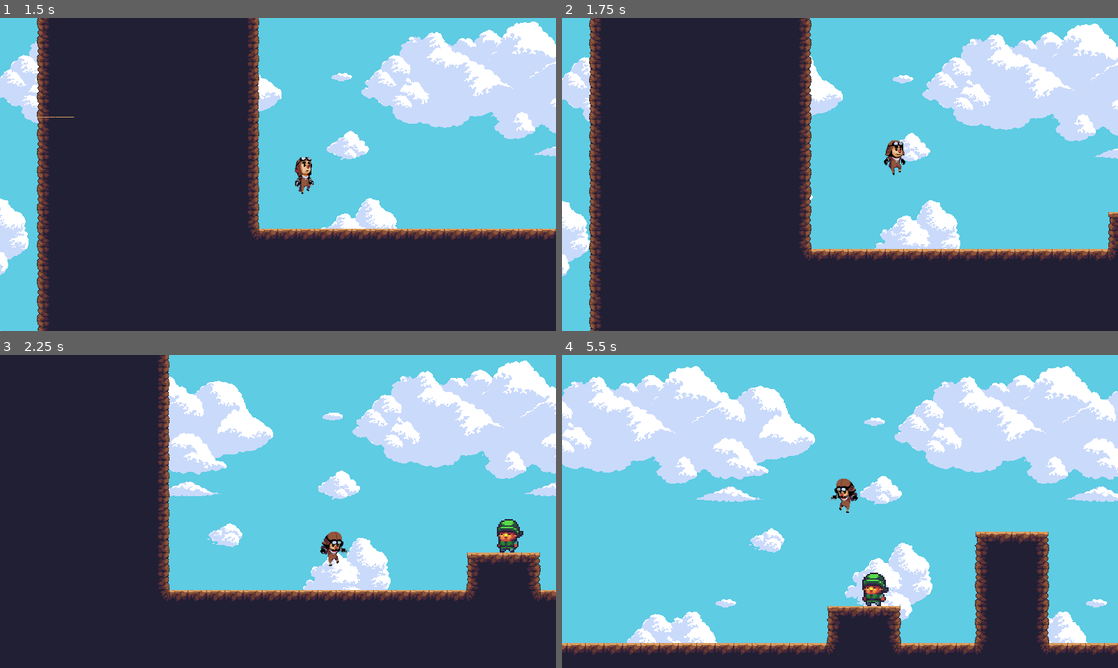
Above: before the commit, frames 1-4 (two rows, left to right).
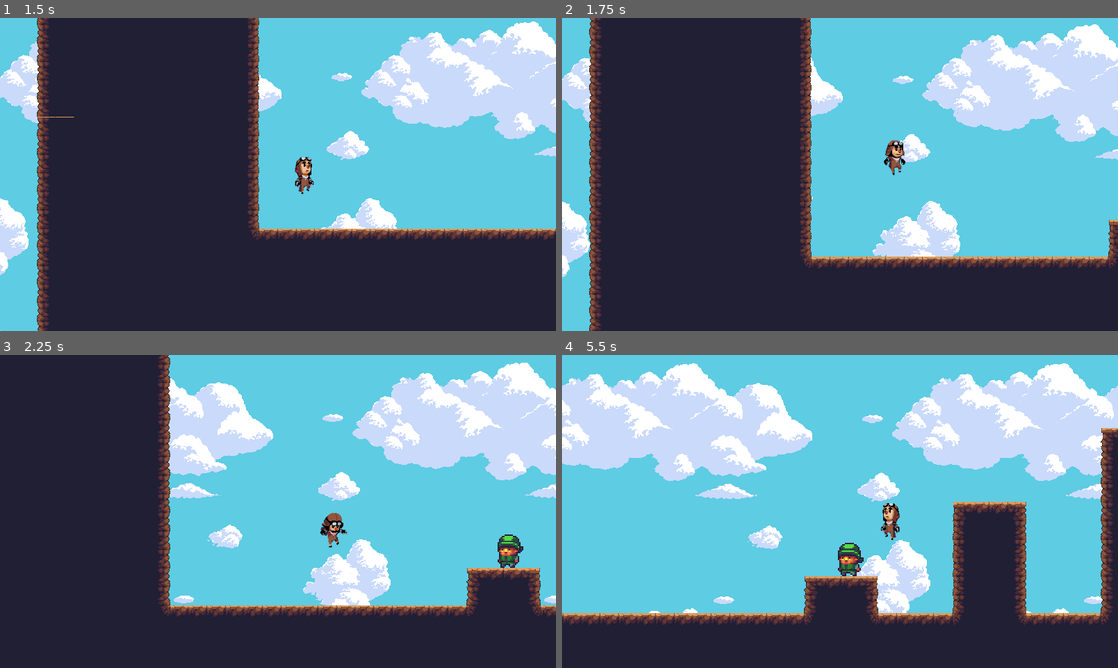
Above: after the commit, the same moments.

Repository: keshava1/defused
Game: Godot game, scene res://StartMenu.tscn
Same seed, same stepped clock (60 frames per second), same inputs: the game is played once before the commit and once after it. The engine's default icon, where the game draws it, is replaced by a stand-in: a white triangle on a blue panel in a dark square.
Inputs:
- Up to frame 1 (1.5 s): click "Start Game" at 0.5 s; tap Enter at 1.25 s; hold Right (ui_right) from 1.28 s (still down); tap Up (ui_up) at 1.35 s
- Up to frame 2 (1.75 s): keep holding Right (ui_right); tap Up (ui_up) at 1.52 s
- Up to frame 3 (2.25 s): keep holding Right (ui_right); tap Up (ui_up) at 1.82, 2.1 s
- Up to frame 4 (5.5 s): tap Up (ui_up) at 2.27, 2.57, 2.85, 3.6, 3.77, 4.07, 4.35, 4.52, 4.82, 5.1, 5.27 s; release Right (ui_right) at 2.78 s; hold Left (ui_left) 2.78-3.53 s; hold Right (ui_right) 3.53-5.03 s; hold Left (ui_left) from 5.03 s (still down)

Frame 1 is identical in both runs. In frame 2, 6.8% of the frame differs, in the area x 0-100%, y 0-100%; in frame 3, 10%; in frame 4, 25%, in the area x 0-100%, y 2-96%.

Commit message:
enemy has bounce

Diff:
--- a/Project 1 Platformer Git/KinematicBody2D.gd
+++ b/Project 1 Platformer Git/KinematicBody2D.gd
@@ -62,7 +62,7 @@
 			jumps = MAX_JUMPS
 		# friction if player is on ground and not moving
 		if friction == true and dashing == false:
-			motion.x = lerp(motion.x, 0,0.6);
+			motion.x = lerp(motion.x, 0,0.2);
 		# jump code
 		if Input.is_action_just_pressed("ui_up") and (jumps > 0 or nextToWall()):
 			# wall jumps
@@ -85,10 +85,6 @@
 			motion.y = -MAX_SPEED / 2
 
 	else:
-		#double jump
-		if Input.is_action_just_pressed("ui_up") and jumps > 0:
-			motion.y = PlayerVars.jump * 0.75
-			jumps -= 1
 		# double jump fall animations
 		if motion.y < 0 && jumps >= 1:
 			$Sprite.play("Jump")
@@ -96,9 +92,17 @@
 			$Sprite.play("Jump2")
 		else:
 			$Sprite.play("Fall")
+		#double jump
+		if Input.is_action_just_pressed("ui_up") and jumps > 0:
+			#slight downward before jump
+			move_and_slide(-motion * 0.1, PlayerVars.direction)
+			yield(get_tree().create_timer(0.05), "timeout")
+			motion.y = PlayerVars.jump * 0.85
+			jumps -= 1
+
 		# friction code (is player not pressing anything?)
 		if friction == true and dashing == false:
-			motion. x = lerp(motion.x, 0, 0.1)
+			motion. x = lerp(motion.x, 0, 0.05)
 	# move, then update PlayerVars
 	dash()
 	print(motion)
--- a/Project 1 Platformer Git/Player.tscn
+++ b/Project 1 Platformer Git/Player.tscn
@@ -1,93 +1,16 @@
-[gd_scene load_steps=27 format=2]
+[gd_scene load_steps=14 format=2]
 
-[ext_resource path="res://Sprites/bomb guy.png" type="Texture" id=1]
+[ext_resource path="res://Sprites/Player/Run0.png" type="Texture" id=1]
 [ext_resource path="res://Sprites/Player/Jump0.png" type="Texture" id=3]
+[ext_resource path="res://Sprites/Player/Run2.png" type="Texture" id=4]
 [ext_resource path="res://Sprites/Player/Idle0.png" type="Texture" id=5]
+[ext_resource path="res://Sprites/Player/Run1.png" type="Texture" id=6]
 [ext_resource path="res://Sprites/Player/Jump3.png" type="Texture" id=8]
+[ext_resource path="res://Sprites/Player/Run3.png" type="Texture" id=9]
 [ext_resource path="res://KinematicBody2D.gd" type="Script" id=10]
 [ext_resource path="res://Dirt Autotile and Sky/Sky.png" type="Texture" id=11]
 [ext_resource path="res://Sprites/Player/Jump1.png" type="Texture" id=12]
 [ext_resource path="res://icon.png" type="Texture" id=13]
-
-[sub_resource type="AtlasTexture" id=4]
-flags = 4
-atlas = ExtResource( 1 )
-region = Rect2( 0, 0, 320, 320 )
-
-[sub_resource type="AtlasTexture" id=5]
-flags = 4
-atlas = ExtResource( 1 )
-region = Rect2( 320, 0, 320, 320 )
-
-[sub_resource type="AtlasTexture" id=6]
-flags = 4
-atlas = ExtResource( 1 )
-region = Rect2( 640, 0, 320, 320 )
-
-[sub_resource type="AtlasTexture" id=7]
-flags = 4
-atlas = ExtResource( 1 )
-region = Rect2( 960, 0, 320, 320 )
-
-[sub_resource type="AtlasTexture" id=8]
-flags = 4
-atlas = ExtResource( 1 )
-region = Rect2( 0, 320, 320, 320 )
-
-[sub_resource type="AtlasTexture" id=9]
-flags = 4
-atlas = ExtResource( 1 )
-region = Rect2( 320, 320, 320, 320 )
-
-[sub_resource type="AtlasTexture" id=10]
-flags = 4
-atlas = ExtResource( 1 )
-region = Rect2( 640, 320, 320, 320 )
-
-[sub_resource type="AtlasTexture" id=11]
-flags = 4
-atlas = ExtResource( 1 )
-region = Rect2( 960, 320, 320, 320 )
-
-[sub_resource type="AtlasTexture" id=12]
-flags = 4
-atlas = ExtResource( 1 )
-region = Rect2( 0, 640, 320, 320 )
-
-[sub_resource type="AtlasTexture" id=13]
-flags = 4
-atlas = ExtResource( 1 )
-region = Rect2( 320, 640, 320, 320 )
-
-[sub_resource type="AtlasTexture" id=14]
-flags = 4
-atlas = ExtResource( 1 )
-region = Rect2( 640, 640, 320, 320 )
-
-[sub_resource type="AtlasTexture" id=15]
-flags = 4
-atlas = ExtResource( 1 )
-region = Rect2( 960, 640, 320, 320 )
-
-[sub_resource type="AtlasTexture" id=16]
-flags = 4
-atlas = ExtResource( 1 )
-region = Rect2( 0, 960, 320, 320 )
-
-[sub_resource type="AtlasTexture" id=17]
-flags = 4
-atlas = ExtResource( 1 )
-region = Rect2( 320, 960, 320, 320 )
-
-[sub_resource type="AtlasTexture" id=18]
-flags = 4
-atlas = ExtResource( 1 )
-region = Rect2( 640, 960, 320, 320 )
-
-[sub_resource type="AtlasTexture" id=19]
-flags = 4
-atlas = ExtResource( 1 )
-region = Rect2( 960, 960, 320, 320 )
 
 [sub_resource type="SpriteFrames" id=2]
 animations = [ {
@@ -106,7 +29,7 @@
 "name": "Fall",
 "speed": 5.0
 }, {
-"frames": [ SubResource( 4 ), SubResource( 5 ), SubResource( 6 ), SubResource( 7 ), SubResource( 8 ), SubResource( 9 ), SubResource( 10 ), SubResource( 11 ), SubResource( 12 ), SubResource( 13 ), SubResource( 14 ), SubResource( 15 ), SubResource( 16 ), SubResource( 17 ), SubResource( 18 ), SubResource( 19 ) ],
+"frames": [ ExtResource( 1 ), ExtResource( 6 ), ExtResource( 4 ), ExtResource( 9 ) ],
 "loop": true,
 "name": "Run",
 "speed": 10.0
--- a/Project 1 Platformer Git/Scenes/Enemy.gd
+++ b/Project 1 Platformer Git/Scenes/Enemy.gd
@@ -3,7 +3,7 @@
 const GRAVITY = 10
 const SPEED = 60
 const FLOOR = Vector2(0,-1)
-
+const HEIGHT = 750
 var velocity = Vector2()
 var direction = 1
 
@@ -28,3 +28,12 @@
 	if($raycast.is_colliding() == false):
 		direction = direction * -1
 		$raycast.position.x *= -1
+
+	var bodies = $Head.get_overlapping_bodies()
+
+	for body in bodies:
+		if body.name == "Player":
+			queue_free()
+			PlayerVars.motion.y -= HEIGHT
+			PlayerVars.canDash = true
+			PlayerVars.jumps = 1
--- a/Project 1 Platformer Git/Scenes/Enemy.tscn
+++ b/Project 1 Platformer Git/Scenes/Enemy.tscn
@@ -28,7 +28,10 @@
 } ]
 
 [sub_resource type="RectangleShape2D" id=6]
-extents = Vector2( 5.5, 11 )
+extents = Vector2( 5.5, 10.5 )
+
+[sub_resource type="RectangleShape2D" id=7]
+extents = Vector2( 7, 1 )
 
 [node name="Enemy" type="KinematicBody2D"]
 scale = Vector2( 2.5, 2.5 )
@@ -38,11 +41,20 @@
 frames = SubResource( 5 )
 animation = "walk"
 
-[node name="CollisionShape2D" type="CollisionShape2D" parent="."]
-position = Vector2( 1.5, 4 )
+[node name="EnemyCol" type="CollisionShape2D" parent="."]
+position = Vector2( 1.5, 4.5 )
+scale = Vector2( 1, 1 )
 shape = SubResource( 6 )
 
 [node name="raycast" type="RayCast2D" parent="."]
 position = Vector2( 6.4, 0 )
 enabled = true
 cast_to = Vector2( 0, 16 )
+
+[node name="Head" type="Area2D" parent="."]
+position = Vector2( 23.6, -11.2 )
+
+[node name="BounceCol" type="CollisionShape2D" parent="Head"]
+position = Vector2( -22.6, 4.2 )
+scale = Vector2( 1, 1 )
+shape = SubResource( 7 )
Not shown: 1 places in Project 1 Platformer Git/Scenes/Enemy.tscn that only renumber resources
